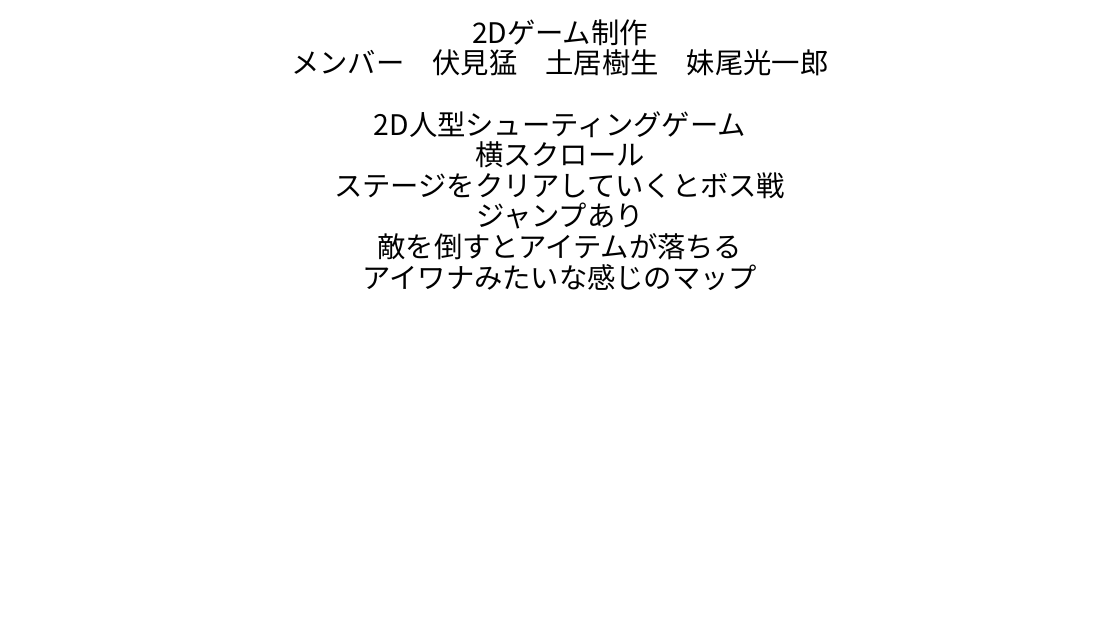
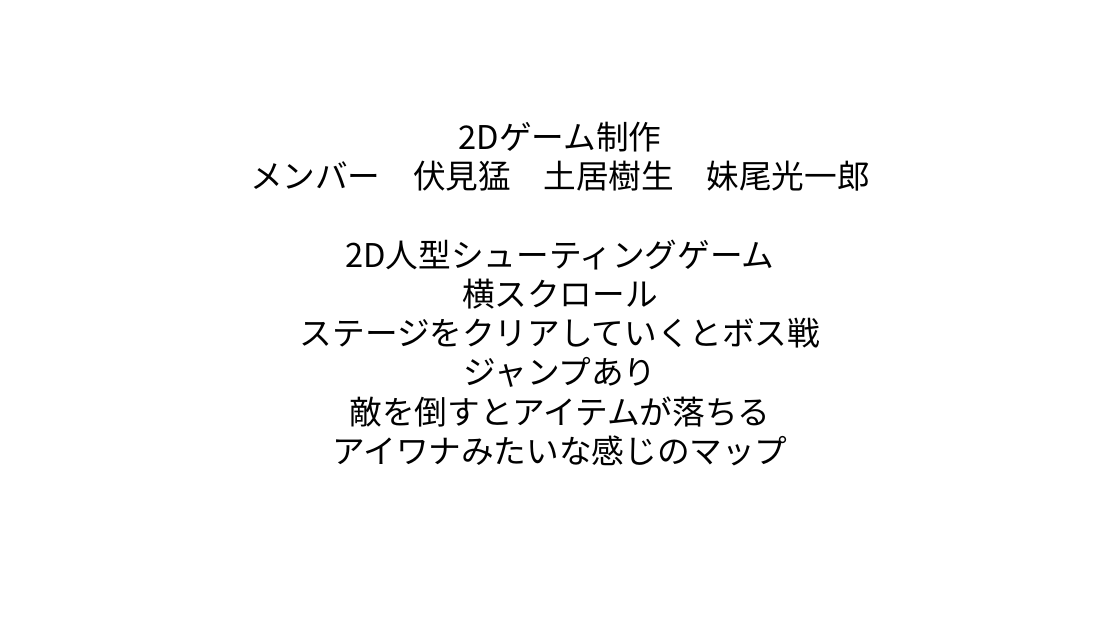
Before and after one commit to Haziki88/Shooting, a slide deck: slide 1 of 2Dゲーム制作企画書.pptx. Drawn at 1120x630 pixels with LibreOffice and Linux fonts; fonts in the diff are those of the drawing. Boxes give left, top, right and bottom in pixels: in the first picture for what was removed or moved away, otherwise in the second. Text is boxed around its words. In the diff, an @@ line names an element or a change of style, - is before the commit and + after.

```diff
--- a/2Dゲーム制作企画書.pptx
+++ b/2Dゲーム制作企画書.pptx
@@ text "2Dゲーム制作 メンバー 伏見猛 土居樹生 妹尾光一郎 ...": place and size @@
-text "2Dゲーム制作 メンバー 伏見猛 土居樹生 妹尾光一郎 ..." at (291,19,828,290)
+text "2Dゲーム制作 メンバー 伏見猛 土居樹生 妹尾光一郎 ..." at (250,121,870,466)
@@ text "2Dゲーム制作 メンバー 伏見猛 土居樹生 妹尾光一郎 ..." at (250,121,870,466): size 24.3 to 28 pt; line spacing 0.9 to 1; vertical alignment bottom to top @@
```
